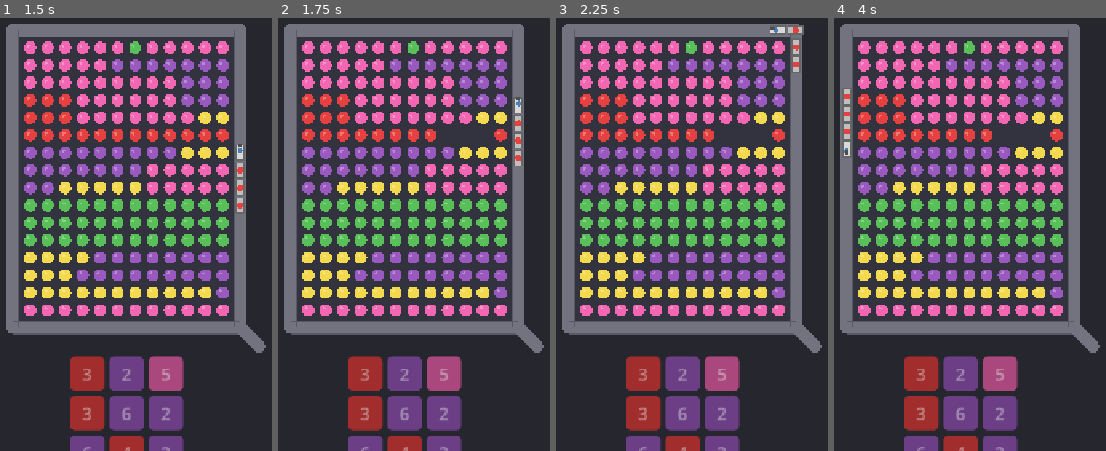
Above: before the commit, frames 1-4 (left to right).
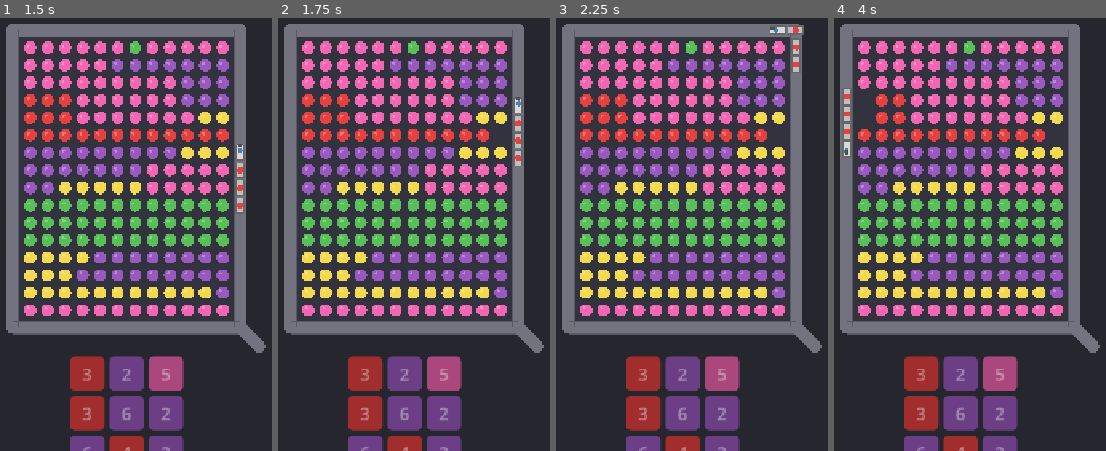
Above: after the commit, the same moments.

Repository: AeronPark/train-sort-jam
Game: Godot game, scene res://scenes/main.tscn
Two runs of this game, one before a commit and one after it. Both use one fixed random seed, a clock stepped at 60 frames per second and the inputs below.
Inputs (mouse positions are in pixels of both pictures, inside the frame that each line leads up to):
- Up to frame 1 (1.5 s): click "3" at 0.5 s; tap Enter at 1.25 s; move the mouse to (outside the picture) at 1.27 s; click (outside the picture) at 1.42 s
- Up to frame 2 (1.75 s): no input
- Up to frame 3 (2.25 s): tap Space at 2 s; move the mouse to (outside the picture) at 2.02 s; click (outside the picture) at 2.17 s
- Up to frame 4 (4 s): move the mouse to (1040, 126) at 2.77 s; click (1040, 126) at 2.92 s; move the mouse to (921, 316) at 3.52 s; click (921, 316) at 3.67 s

Frame 1 is identical in both runs. In frame 2, 0.4% of the frame differs, in the area x 59-85%, y 25-29%; in frame 3, 0.4%; in frame 4, 0.6%, in the area x 8-85%, y 17-29%.

Commit message:
Remove collapse mechanic - only outer edge dots accessible
- Dots don't slide from middle to edge
- Only dots on current outer edge can be picked up
- Track shrinks when entire edge row/col is cleared
- Next row becomes accessible when outer row clears

Diff:
--- a/scripts/game_manager.gd
+++ b/scripts/game_manager.gd
@@ -344,68 +344,8 @@
 		tween.tween_callback(dot.queue_free)
 		dots[row][col] = null
 
-	# Collapse dots to fill the empty edge space
-	_collapse_dots_to_edge(row, col)
-
-	# Recalculate bounds (this also rebuilds track)
+	# Recalculate bounds - track shrinks when outer edge rows/cols are fully cleared
 	_recalculate_bounds()
-
-func _collapse_dots_to_edge(empty_row: int, empty_col: int) -> void:
-	# Determine which edge this empty cell is on and pull dots toward it
-	var moved = true
-	while moved:
-		moved = false
-
-		# If on top edge, pull from below
-		if empty_row == bound_min_row:
-			for r in range(empty_row + 1, bound_max_row + 1):
-				if grid[r][empty_col] != null:
-					_move_dot(r, empty_col, empty_row, empty_col)
-					empty_row = r
-					moved = true
-					break
-
-		# If on bottom edge, pull from above
-		elif empty_row == bound_max_row:
-			for r in range(empty_row - 1, bound_min_row - 1, -1):
-				if grid[r][empty_col] != null:
-					_move_dot(r, empty_col, empty_row, empty_col)
-					empty_row = r
-					moved = true
-					break
-
-		# If on left edge, pull from right
-		elif empty_col == bound_min_col:
-			for c in range(empty_col + 1, bound_max_col + 1):
-				if grid[empty_row][c] != null:
-					_move_dot(empty_row, c, empty_row, empty_col)
-					empty_col = c
-					moved = true
-					break
-
-		# If on right edge, pull from left
-		elif empty_col == bound_max_col:
-			for c in range(empty_col - 1, bound_min_col - 1, -1):
-				if grid[empty_row][c] != null:
-					_move_dot(empty_row, c, empty_row, empty_col)
-					empty_col = c
-					moved = true
-					break
-
-func _move_dot(from_row: int, from_col: int, to_row: int, to_col: int) -> void:
-	# Move in grid
-	grid[to_row][to_col] = grid[from_row][from_col]
-	grid[from_row][from_col] = null
-
-	# Animate sprite
-	if dots[from_row][from_col]:
-		var dot = dots[from_row][from_col]
-		dots[to_row][to_col] = dot
-		dots[from_row][from_col] = null
-
-		var target_pos = _grid_to_world(to_row, to_col)
-		var tween = create_tween()
-		tween.tween_property(dot, "position", target_pos, 0.15)
 
 func _complete_run() -> void:
 	# Stop the train after one pass
